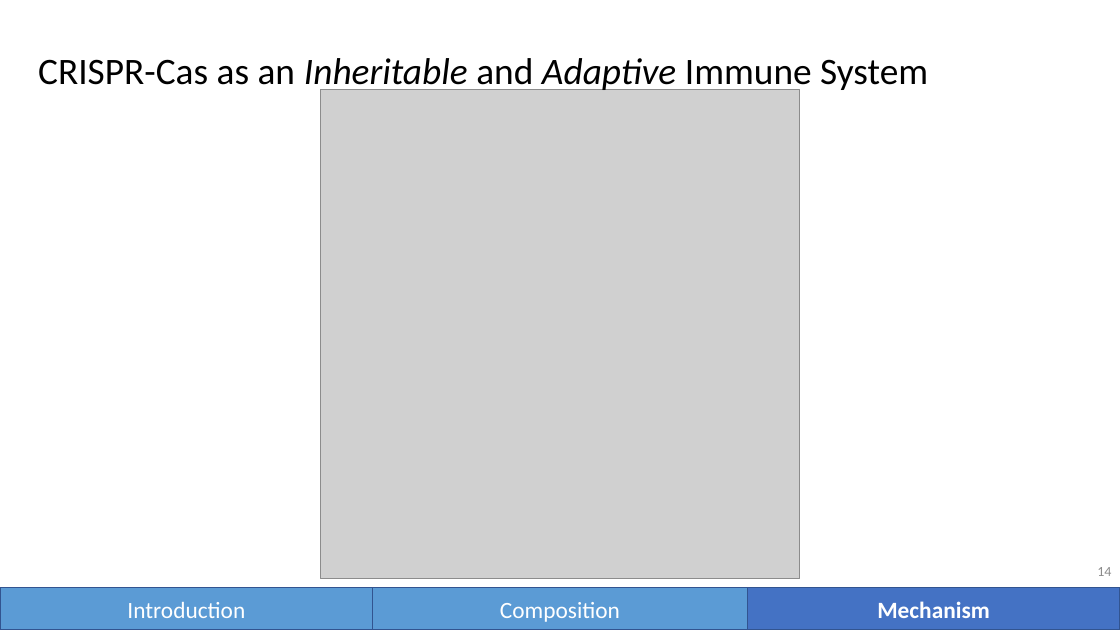
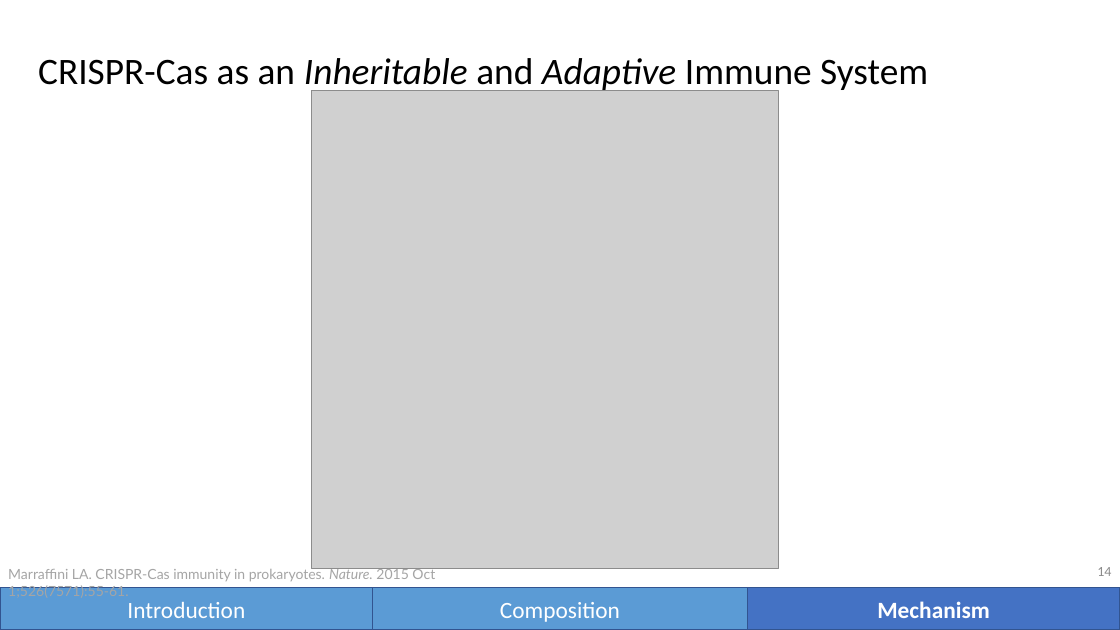
Before and after one commit to vwOvOwv/PKU-Undergraduate-Course, a slide deck: slide 14 of 遗传学(Genetics)/讨论课/Topic-3_遗传学技术/CRISPR-Cas.pptx. Drawn at 1120x630 pixels with LibreOffice and Linux fonts; fonts in the diff are those of the drawing; grey boxes stand for pictures. Boxes give left, top, right and bottom in pixels: in the first picture for what was removed or moved away, otherwise in the second. Text is boxed around its words. In the diff, an @@ line names an element or a change of style, - is before the commit and + after.

```diff
--- a/遗传学(Genetics)/讨论课/Topic-3_遗传学技术/CRISPR-Cas.pptx
+++ b/遗传学(Genetics)/讨论课/Topic-3_遗传学技术/CRISPR-Cas.pptx
@@ picture: place and size @@
-picture at (320,89,799,579)
+picture at (311,91,778,569)
@@ text added at (8,567,435,598), 12 pt, text #A5A5A5 @@
+Marraffini LA. CRISPR-Cas immunity in prokaryotes. Nature. 2015 Oct 1;526(7571):55-61.
```
Also in this commit, not shown: 22 other slides changed, 25 slides added, 6 slides removed.
